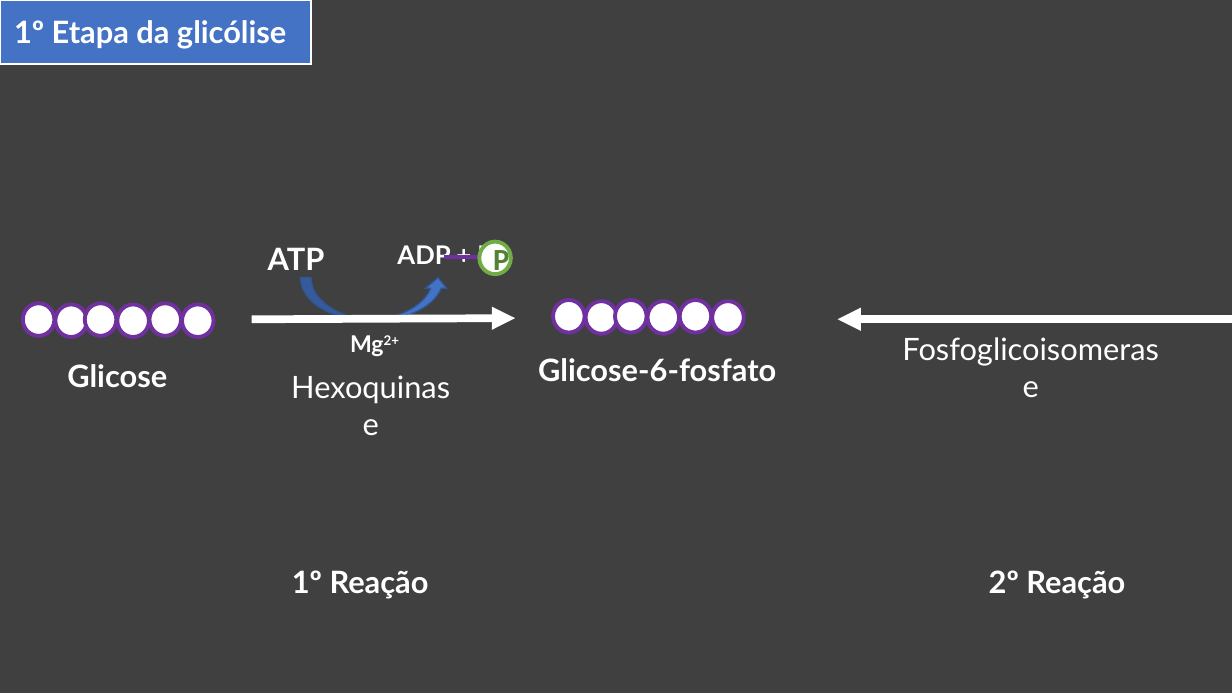
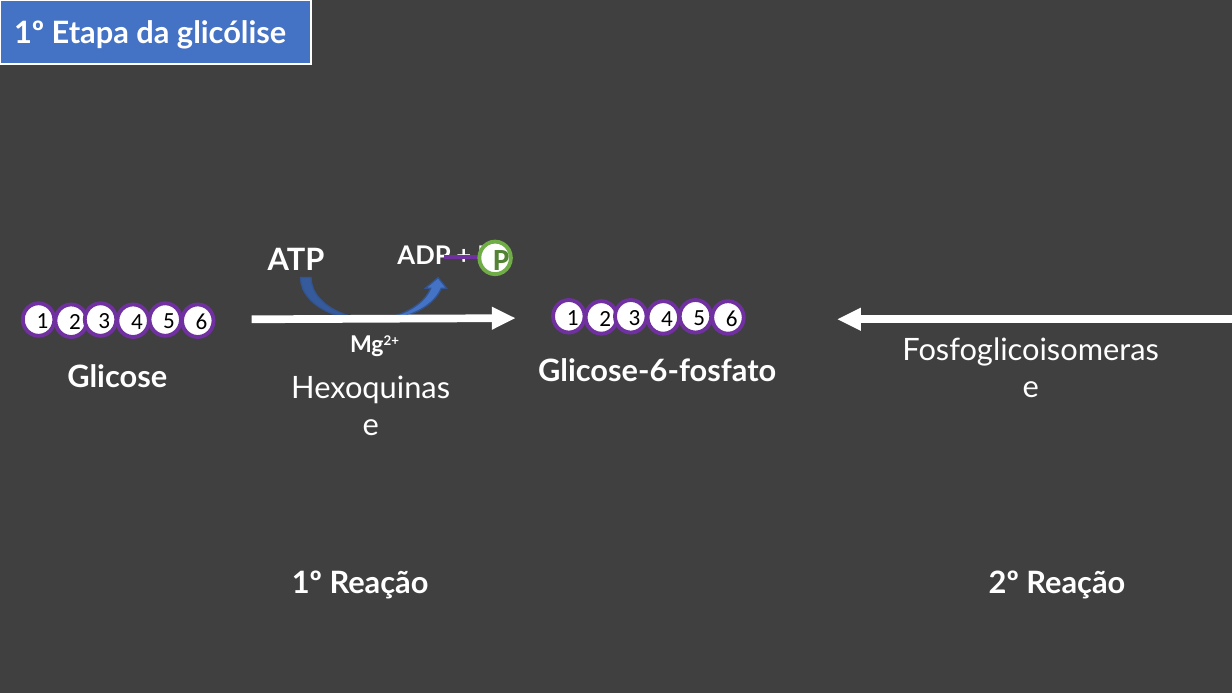
Before and after one commit to daniloasdotcom/Bioquimica-com-Danilo, a slide deck: slide 6 of assets/aulas/glicolise.pptx (slide 7 before the commit). Drawn at 1232x693 pixels with LibreOffice and Linux fonts; fonts in the diff are those of the drawing. Boxes give left, top, right and bottom in pixels: in the first picture for what was removed or moved away, otherwise in the second. Text is boxed around its words. In the diff, an @@ line names an element or a change of style, - is before the commit and + after.

```diff
--- a/assets/aulas/glicolise.pptx
+++ b/assets/aulas/glicolise.pptx
@@ text in ellipse at (x1=37, y1=309, x2=49, y2=335): text added @@
+1
@@ text in ellipse at (x1=69, y1=310, x2=81, y2=336): text added @@
+2
@@ text in ellipse at (x1=98, y1=313, x2=110, y2=335): text added @@
+3
@@ text in ellipse at (x1=131, y1=310, x2=143, y2=336): text added @@
+4
@@ text in ellipse at (x1=163, y1=313, x2=175, y2=335): text added @@
+5
@@ text in ellipse at (x1=196, y1=310, x2=208, y2=336): text added @@
+6
@@ text in ellipse at (x1=567, y1=306, x2=579, y2=332): text added @@
+1
@@ text in ellipse at (x1=599, y1=311, x2=611, y2=333): text added @@
+2
@@ text in ellipse at (x1=629, y1=306, x2=641, y2=332): text added @@
+3
@@ text in ellipse at (x1=661, y1=311, x2=673, y2=333): text added @@
+4
@@ text in ellipse at (x1=693, y1=310, x2=705, y2=332): text added @@
+5
@@ text in ellipse at (x1=726, y1=307, x2=738, y2=333): text added @@
+6
```
Also in this commit, not shown: 10 other slides changed, 4 slides added, 2 slides removed, 3 other files.
